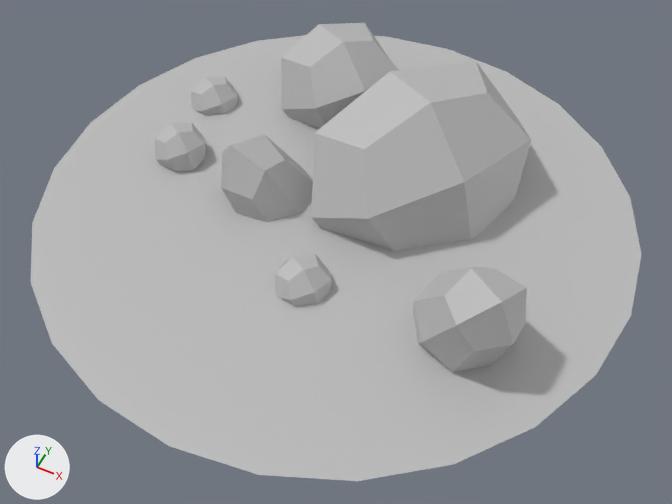
Before and after pictures for a commit that changed the FBX model Assets/Models/Spike3.fbx.
One viewpoint serves both versions: a 50 mm lens placed at (0.979, -1.952, 2.23), pointed at (0.055, -0.103, -0.082). The axes (+X, +Y, +Z) are drawn at lower left. The lights are the same throughout. Where no turn or scale is listed for an object, it has been applied to the vertices.
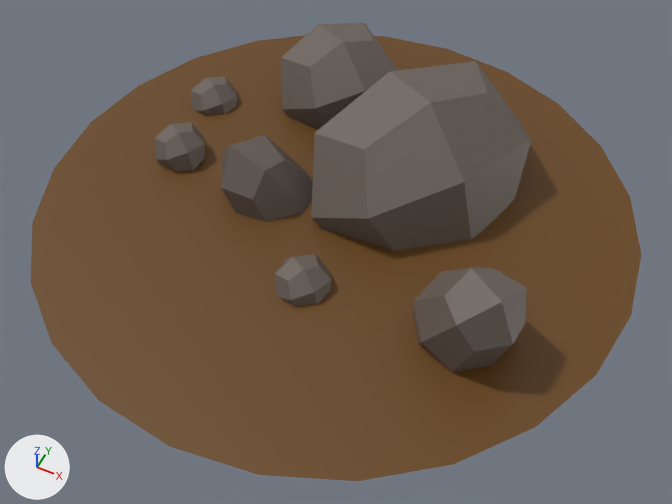
What the commit changed:
Material 'lambert22' (mat_lambert22) is new.
Its base color is (0.147, 0.119, 0.102) (dark grey #6b615a).
Material 'lambert23' (mat_lambert23) is new.
Its base color is (0.139, 0.0594, 0.00848) (brown #684517).
me_mesh_007 has 26 vertices, 24 faces and spans x -0.695..-0.516, y -0.097..0.094, z -0.067..0.127.
me_mesh_007 no longer uses material mat_lambert1 (grey #bcbcbc).
me_mesh_007 now uses material mat_lambert22 (dark grey #6b615a).
me_mesh_004 has 26 vertices, 24 faces and spans x 0.4..0.744, y -0.458..-0.124, z -0.17..0.317.
me_mesh_004 no longer uses material mat_lambert1 (grey #bcbcbc).
me_mesh_004 now uses material mat_lambert22 (dark grey #6b615a).
me_mesh_002 has 26 vertices, 24 faces and spans x -0.408..-0.023, y -0.174..0.164, z -0.358..0.225.
me_mesh_002 no longer uses material mat_lambert1 (grey #bcbcbc).
me_mesh_002 now uses material mat_lambert22 (dark grey #6b615a).
me_mesh has 61 vertices, 48 faces and spans x -1.0..1.0, y -0.75..1.25, z 0.0.
me_mesh no longer uses material mat_lambert1 (grey #bcbcbc).
me_mesh now uses material mat_lambert23 (brown #684517).
me_mesh_006 has 26 vertices, 24 faces and spans x -0.751..-0.572, y 0.215..0.406, z -0.103..0.091.
me_mesh_006 no longer uses material mat_lambert1 (grey #bcbcbc).
me_mesh_006 now uses material mat_lambert22 (dark grey #6b615a).
me_mesh_003 has 26 vertices, 24 faces and spans x -0.035..0.144, y -0.429..-0.239, z -0.096..0.098.
me_mesh_003 no longer uses material mat_lambert1 (grey #bcbcbc).
me_mesh_003 now uses material mat_lambert22 (dark grey #6b615a).
me_mesh_005 has 26 vertices, 24 faces and spans x -0.133..0.521, y 0.12..0.864, z -0.257..0.404.
me_mesh_005 no longer uses material mat_lambert1 (grey #bcbcbc).
me_mesh_005 now uses material mat_lambert22 (dark grey #6b615a).
me_mesh_001 has 26 vertices, 24 faces and spans x -0.482..-0.035, y 0.305..0.78, z -0.193..0.289.
me_mesh_001 no longer uses material mat_lambert1 (grey #bcbcbc).
me_mesh_001 now uses material mat_lambert22 (dark grey #6b615a).

What differs and where, as boxes [x1, y1, x2, y2] in the pictures (672 x 504 px):
'pDisc4', recoloured (grey to brown): [31, 35, 641, 481] in both
'pCube40', recoloured: [311, 61, 531, 251] in both
'pCube42', recoloured: [413, 267, 527, 372] in both
'pCube41', recoloured: [281, 23, 399, 129] in both
'pCube44', recoloured: [221, 135, 313, 222] in both
'pCube43', recoloured: [275, 254, 331, 306] in both
'pCube39', recoloured: [154, 122, 206, 172] in both
'pCube38', recoloured: [191, 77, 238, 116] in both
